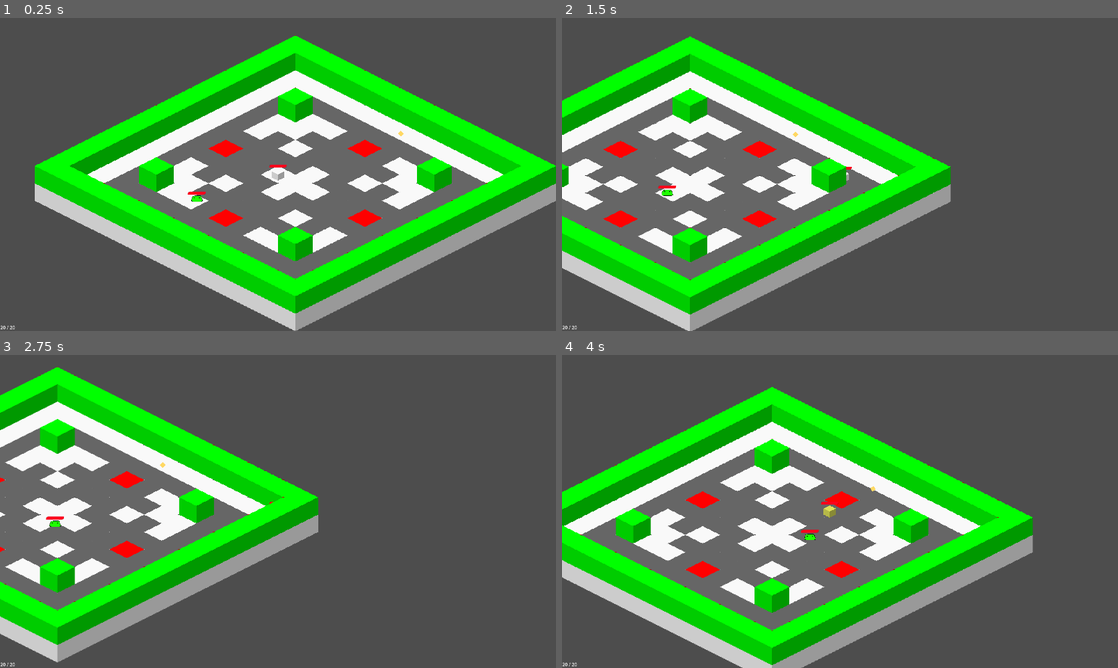
Above: before the commit, frames 1-4 (two rows, left to right).
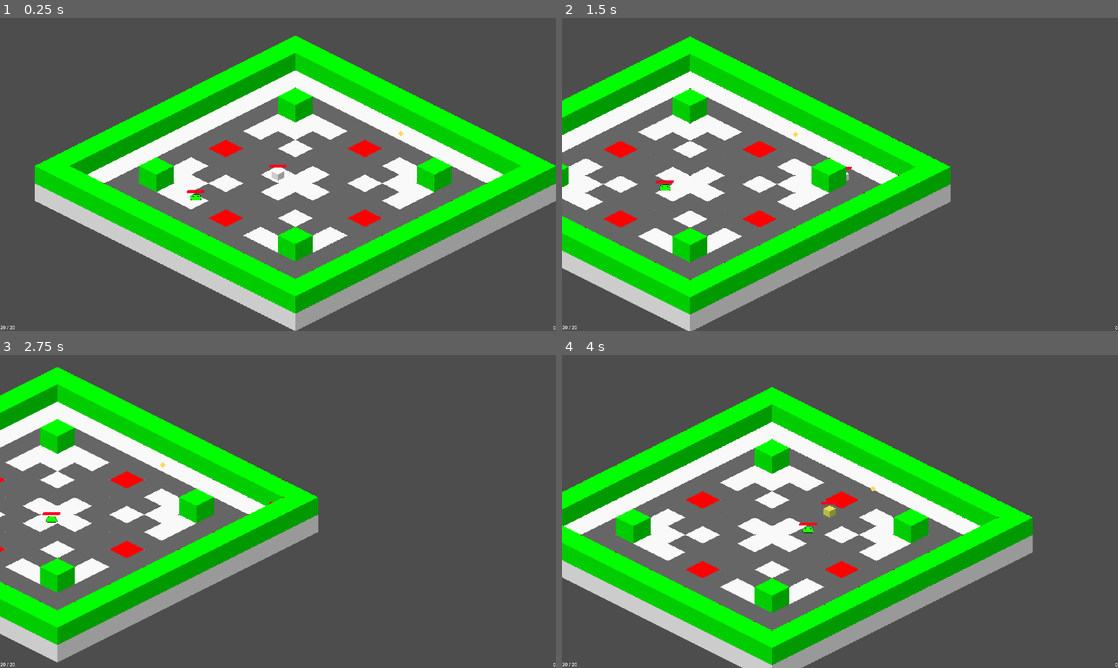
Above: after the commit, the same moments.

Repository: RexRoTheRacingCar/Game_Dev_Level_3
Game: Godot game, scene res://scenes/main/game.tscn
Two runs of this game, one before a commit and one after it. Both use one fixed random seed, a clock stepped at 60 frames per second and the inputs below.
Inputs (mouse positions are in pixels of both pictures, inside the frame that each line leads up to):
- Up to frame 1 (0.25 s): no input
- Up to frame 2 (1.5 s): move the mouse to (962, 158) at 0.52 s; hold D (right) 0.53-1.28 s; tap Space (dash) at 0.6 s; move the mouse to (728, 190) at 1.27 s; hold S (down) from 1.28 s (still down); click (728, 190) at 1.35 s
- Up to frame 3 (2.75 s): move the mouse to (333, 442) at 2.02 s; release S (down) at 2.03 s; hold D (right) from 2.03 s (still down); tap Space (dash) at 2.1 s
- Up to frame 4 (4 s): move the mouse to (812, 574) at 2.77 s; release D (right) at 2.78 s; hold W (up) 2.78-3.53 s; click (812, 574) at 2.85 s; move the mouse to (1006, 558) at 3.52 s; hold A (left) from 3.53 s (still down); tap Space (dash) at 3.6 s

The runs differ from the first frame. In frame 1, less than 0.1% of the frame differs, in the area x 33-100%, y 54-100%; in frame 2, 0.1%, in the area x 16-100%, y 51-100%; in frame 3, 0.1%; in frame 4, 0.1%.

Commit message:
Enemies and coins
Enemies drop coins on death.
Fixed enemy pathfinding.

Diff:
--- a/game_level_3/project.godot
+++ b/game_level_3/project.godot
@@ -17,7 +17,6 @@
 
 [autoload]
 
-Math="*res://scripts/autoload/math.gd"
 Global="*res://scripts/autoload/global_variables.gd"
 
 [display]
--- a/game_level_3/scenes/main/player_ui.tscn
+++ b/game_level_3/scenes/main/player_ui.tscn
@@ -2,10 +2,9 @@
 
 [ext_resource type="Script" path="res://scripts/main/player_ui.gd" id="1_cms01"]
 
-[node name="PlayerUI" type="CanvasLayer" node_paths=PackedStringArray("hp_label")]
+[node name="PlayerUI" type="CanvasLayer"]
 follow_viewport_enabled = true
 script = ExtResource("1_cms01")
-hp_label = NodePath("Control/PlayerHP")
 
 [node name="Control" type="Control" parent="."]
 layout_mode = 3
@@ -23,4 +22,18 @@
 offset_top = 1056.0
 offset_right = 140.0
 offset_bottom = 1079.0
-text = "5r6ct7vybjnomkp;"
+text = "Player HP"
+
+[node name="Coins" type="Label" parent="Control"]
+layout_mode = 1
+anchors_preset = 3
+anchor_left = 1.0
+anchor_top = 1.0
+anchor_right = 1.0
+anchor_bottom = 1.0
+offset_left = -139.0
+offset_top = -23.0
+grow_horizontal = 0
+grow_vertical = 0
+text = "Coins"
+horizontal_alignment = 2
--- a/game_level_3/scripts/autoload/global_variables.gd
+++ b/game_level_3/scripts/autoload/global_variables.gd
@@ -7,3 +7,21 @@
 var player_coins : int
 var player_hp : int
 var player_max_hp : int
+
+
+#Only use in global script!!!
+var coin : PackedScene = preload("res://scenes/entity/coin.tscn")
+
+
+#---------------------------------------------------------------------------------------------------------------------------
+func _ready() -> void:
+	randomize()
+
+
+#---------------------------------------------------------------------------------------------------------------------------
+func spawn_coins(coin_amount : int, spawn_pos : Vector2, parent : Node):
+	for coins in range(0, coin_amount):
+		var new_coin = coin.instantiate()
+		var rand_spawn = 30
+		get_parent().add_child(new_coin)
+		new_coin.global_position = Vector2(spawn_pos.x + randf_range(rand_spawn, -rand_spawn), spawn_pos.y + randf_range(rand_spawn / 2, -rand_spawn / 2))
--- a/game_level_3/scripts/autoload/math.gd
+++ /dev/null
@@ -1,7 +0,0 @@
-############################## Math Global Script ##############################
-extends Node
-
-
-#---------------------------------------------------------------------------------------------------------------------------
-func _ready():
-	randomize()
--- a/game_level_3/scripts/entity/enemies/enemy_base.gd
+++ /dev/null
@@ -1,9 +0,0 @@
-############################## Enemy Base ##############################
-extends Resource
-class_name EnemyBase
-
-#Variables used in every enemy
-@export_group("Necessary")
-@export var spritesheet : Texture2D
-@export var texture_size : Vector2
-@export var line_of_sight_distance : float
--- a/game_level_3/scripts/entity/enemies/test_enemy.gd
+++ b/game_level_3/scripts/entity/enemies/test_enemy.gd
@@ -27,13 +27,19 @@
 #---------------------------------------------------------------------------------------------------------------------------
 #Enemy has 0 HP
 func no_health():
+	Global.spawn_coins(10, global_position, self)
 	queue_free()
 
 
 #---------------------------------------------------------------------------------------------------------------------------
 func _process(_delta: float) -> void:
+	#If Line of Sight returns true
 	if line_of_sight.target_check((Global.player_position - global_position), global_position) == true:
-		var dir = get_angle_to(Global.player_position)
+		var player_pos := Global.player_position - global_position
+		player_pos.y *= 2
+
+		var dir = player_pos.angle()
+
 		velocity = Vector2.RIGHT.rotated(dir) * 225
 		velocity.y /= 2
 		move_and_slide()
--- a/game_level_3/scripts/main/player_ui.gd
+++ b/game_level_3/scripts/main/player_ui.gd
@@ -3,9 +3,11 @@
 
 
 #Label variables
-@export var hp_label : Label
+@onready var player_hp: Label = $Control/PlayerHP
+@onready var coins: Label = $Control/Coins
 
 
 #---------------------------------------------------------------------------------------------------------------------------
 func _process(_delta):
-	hp_label.text = str(Global.player_hp, " / ", Global.player_max_hp)
+	player_hp.text = str(Global.player_hp, " / ", Global.player_max_hp)
+	coins.text = str(Global.player_coins)
--- a/game_level_3/scripts/misc/target_raycast.gd
+++ b/game_level_3/scripts/misc/target_raycast.gd
@@ -24,9 +24,6 @@
 
 			#Check if ray is within max and min parameters
 			if (distance <= max_target_distance) and (distance >= min_target_distance):
-				print("distance")
-				print(distance)
-
 				return true
 
 	return false
